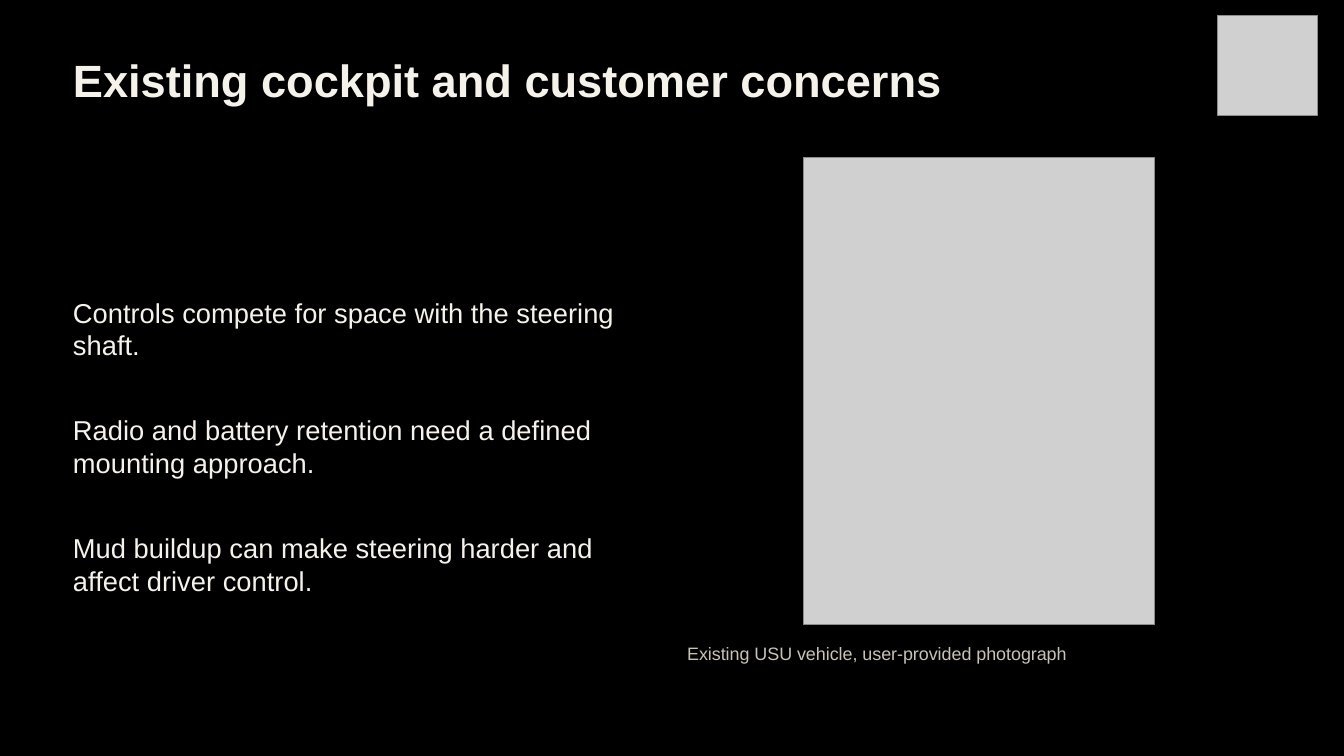
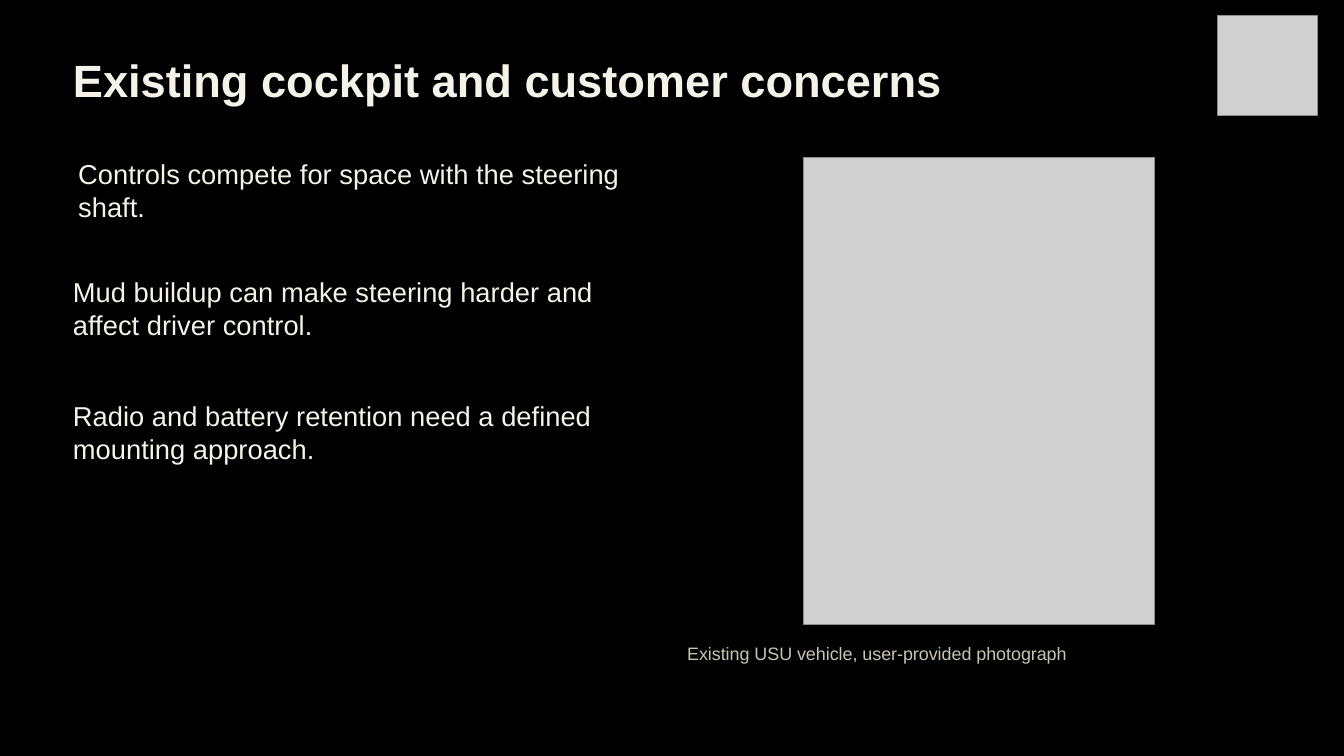
Before and after one commit to Polowater123/Aggie-Baja-Controls-The-A.B.C.-, a slide deck: slide 4 of PDR Draft.pptx. Drawn at 1344x756 pixels with LibreOffice and Linux fonts; fonts in the diff are those of the drawing; grey boxes stand for pictures. Boxes give left, top, right and bottom in pixels: in the first picture for what was removed or moved away, otherwise in the second. Text is boxed around its words. In the diff, an @@ line names an element or a change of style, - is before the commit and + after.

```diff
--- a/PDR Draft.pptx
+++ b/PDR Draft.pptx
@@ text "Controls compete for space with ...": place and size @@
-text "Controls compete for space with ..." at bbox=[73, 303, 613, 356]
+text "Controls compete for space with ..." at bbox=[78, 164, 619, 218]
@@ text "Mud buildup can make steering ...": place and size @@
-text "Mud buildup can make steering ..." at bbox=[73, 538, 593, 592]
+text "Mud buildup can make steering ..." at bbox=[73, 282, 593, 336]
@@ text "Radio and battery retention need ...": place and size @@
-text "Radio and battery retention need ..." at bbox=[73, 420, 591, 478]
+text "Radio and battery retention need ..." at bbox=[73, 406, 591, 464]
```
Also in this commit, not shown: 6 other slides changed, 2 slides added, 3 slides removed.
